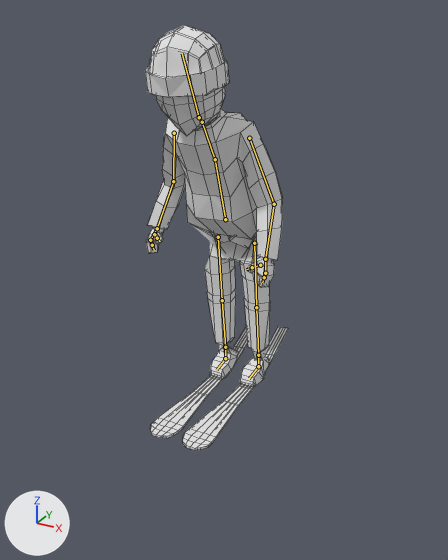
The Blender file Assets/model.blend as it was, and as the next commit left it.
One viewpoint serves both versions: a 50 mm camera at (12.1, -24.2, 21.4) aimed at (-0.3, -1.8, 10.2). Every picture has the same lights, and +X, +Y and +Z are marked at lower left. Both versions are drawn at frame 68 of the action 'jump'; the numbers are the values there. The bones that bend it are drawn over the model as lines. Mesh edges are drawn as thin lines.
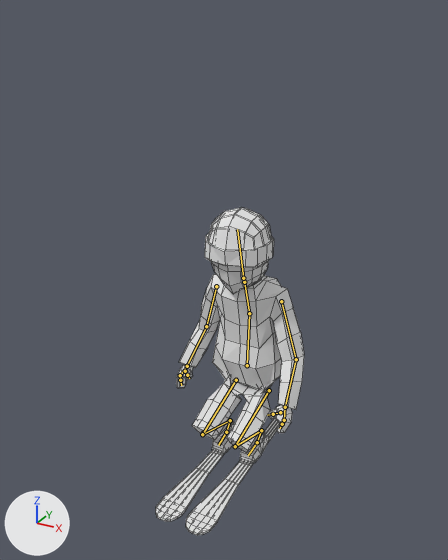
The change, as a list of edits to the scene's bpy script:
```text
Change bone_torso:
    where bone_torso = bpy.data.objects['Armature'].pose.bones['Torso']
    bone_torso.location: (-0.29, 1.74, -0.26) -> (0.01, -0.92, 0.01)
    bone_torso.rotation_quaternion: (0.992, -0.016, 0.002, 0.129) -> (1.0, 0.008, -0.002, -0.009)  # degrees (-2, 0, 15) -> degrees (1, 0, -1)
Change bone_chest:
    where bone_chest = bpy.data.objects['Armature'].pose.bones['Chest']  # child of 'Torso'
    bone_chest.rotation_quaternion: (0.993, 0.112, 0.015, -0.007) -> (0.991, 0.129, 0.027, 0.009)  # degrees (13, 2, -1) -> degrees (15, 3, 1)
Change bone_head:
    where bone_head = bpy.data.objects['Armature'].pose.bones['Head']  # child of 'Bone.002'
    bone_head.rotation_quaternion: (0.999, -0.039, -0.009, 0.002) -> (1.0, 0.0, 0.0, 0.0)  # degrees (-4, -1, 0) -> degrees (0, 0, 0)
Change bone_upper_arm_l:
    where bone_upper_arm_l = bpy.data.objects['Armature'].pose.bones['Upper Arm.L']  # child of 'Chest'
    bone_upper_arm_l.location: (0.02, -0.01, -0.04) -> (-0.03, -0.03, -0.02)
```

Boxes [x1, y1, x2, y2] around the edits, measured in the pictures (448 x 560 px):
'Cube.000', posed (23% shorter): before [145, 25, 288, 451]; after [156, 208, 304, 535]
bone 'Torso', root to tip: before (225, 219) to (215, 159); after (247, 365) to (249, 313)
bone 'Chest', root to tip: before (215, 159) to (202, 122); after (249, 313) to (244, 282)
bone 'Head', root to tip: before (199, 117) to (182, 53); after (243, 278) to (237, 229)
bone 'Upper Arm.L', root to tip: before (249, 138) to (274, 204); after (281, 301) to (296, 359)
